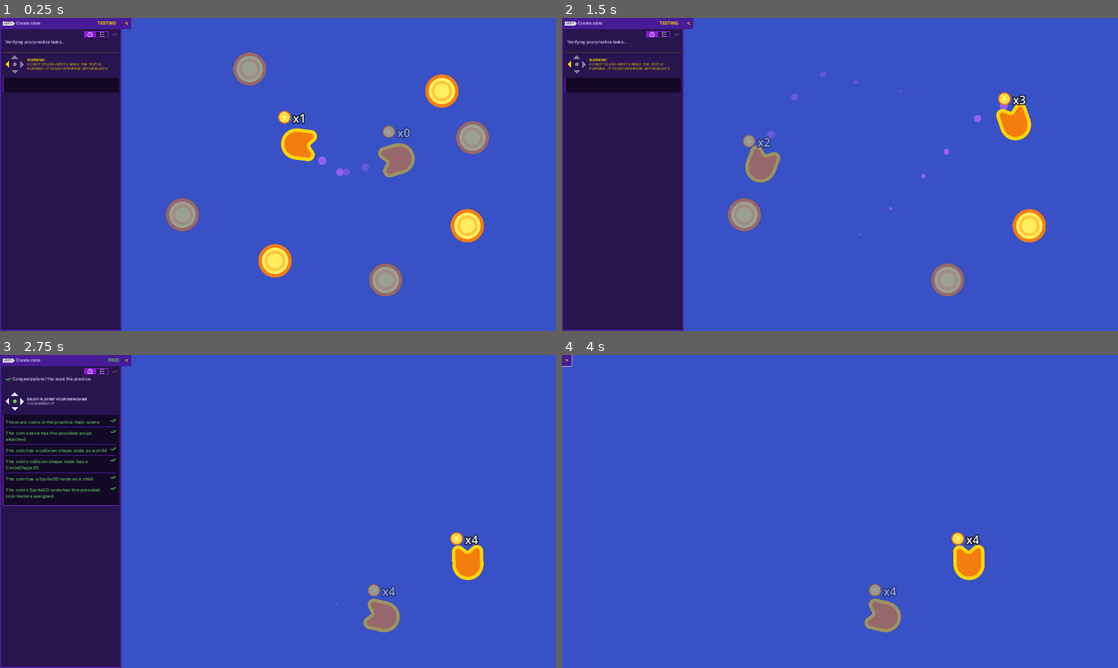
Above: before the commit, frames 1-4 (two rows, left to right).
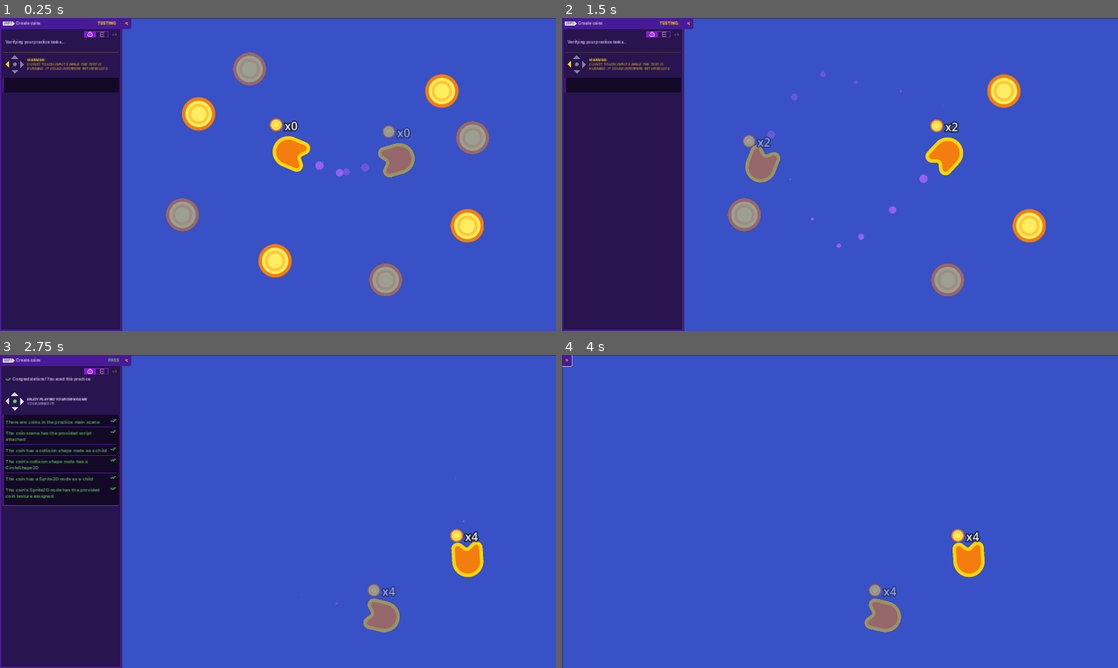
Above: after the commit, the same moments.

Repository: DavidNobela/2dgamedev-course
Game: Godot game, scene res://practices/L6.P1.create_coins/create_coins.tscn
The game is run twice, just before and just after one commit, with the same random seed, the same clock (stepped at 60 frames per second) and the same inputs. This scene is started directly instead of the project's main scene.
Inputs (mouse positions are in pixels of both pictures, inside the frame that each line leads up to):
- Up to frame 1 (0.25 s): no input
- Up to frame 2 (1.5 s): hold D (move_right) 0.53-1.28 s; hold S (move_down) from 1.28 s (still down)
- Up to frame 3 (2.75 s): release S (move_down) at 2.03 s; hold D (move_right) from 2.03 s (still down)
- Up to frame 4 (4 s): release D (move_right) at 2.78 s; hold W (move_up) 2.78-3.5 s; click (689, 361) at 3.5 s

The runs differ from the first frame. In frame 1, 1.8% of the frame differs, in the area x 21-100%, y 0-100%; in frame 2, 2.2%; in frame 3, 0.7%; in frame 4, 0.7%.

Commit message:
M5.  L6 to L10

Diff:
--- a/05.loot_it_all_workbook/practices/L6.P1.create_coins/coin.tscn
+++ b/05.loot_it_all_workbook/practices/L6.P1.create_coins/coin.tscn
@@ -1,16 +1,17 @@
 [gd_scene load_steps=4 format=3 uid="uid://pjsj8tfnfhe8"]
 
-[ext_resource type="Script" path="res://practices/L6.P1.create_coins/coin.gd" id="1_ce1l3"]
-[ext_resource type="Texture2D" uid="uid://b5n8ybmtouhk0" path="res://assets/practice_assets/coin.png" id="2_ehspq"]
+[ext_resource type="Script" path="res://practices/L6.P1.create_coins/coin.gd" id="1_juucp"]
+[ext_resource type="Texture2D" uid="uid://b5n8ybmtouhk0" path="res://assets/practice_assets/coin.png" id="1_u4u4c"]
 
-[sub_resource type="CircleShape2D" id="CircleShape2D_fitut"]
-radius = 59.0
+[sub_resource type="CircleShape2D" id="CircleShape2D_4exy4"]
+radius = 58.1893
 
 [node name="Coin" type="Area2D"]
-script = ExtResource("1_ce1l3")
+script = ExtResource("1_juucp")
 
 [node name="Sprite2D" type="Sprite2D" parent="."]
-texture = ExtResource("2_ehspq")
+texture = ExtResource("1_u4u4c")
 
 [node name="CollisionShape2D" type="CollisionShape2D" parent="."]
-shape = SubResource("CircleShape2D_fitut")
+position = Vector2(-1, -1)
+shape = SubResource("CircleShape2D_4exy4")
--- a/05.loot_it_all_workbook/practices/L6.P1.create_coins/create_coins.tscn
+++ b/05.loot_it_all_workbook/practices/L6.P1.create_coins/create_coins.tscn
@@ -21,12 +21,16 @@
 anchors_preset = 15
 anchor_right = 1.0
 anchor_bottom = 1.0
+offset_left = 2.0
+offset_top = 2.0
+offset_right = 2.0
+offset_bottom = 2.0
 grow_horizontal = 2
 grow_vertical = 2
 color = Color(0.219608, 0.317647, 0.776471, 1)
 
 [node name="Coin" parent="." instance=ExtResource("2_81iyn")]
-position = Vector2(772, 395)
+position = Vector2(476, 331)
 
 [node name="Coin2" parent="." instance=ExtResource("2_81iyn")]
 position = Vector2(740, 838)
--- a/05.loot_it_all_workbook/practices/L6.P1.create_coins/ship_create_coins.tscn
+++ b/05.loot_it_all_workbook/practices/L6.P1.create_coins/ship_create_coins.tscn
@@ -1,9 +1,9 @@
-[gd_scene load_steps=10 format=3]
+[gd_scene load_steps=10 format=3 uid="uid://xu2pbe4c0ekg"]
 
-[ext_resource type="Script" path="res://practices/L6.P1.create_coins/ship_create_coins.gd" id="1_gkcxq"]
-[ext_resource type="Texture2D" path="res://assets/practice_assets/ellipse_white.png" id="2_bwehp"]
-[ext_resource type="Texture2D" path="res://assets/practice_assets/shape_ship.png" id="3_uipmn"]
-[ext_resource type="Texture2D" path="res://assets/practice_assets/coin.png" id="4_eh7qw"]
+[ext_resource type="Script" path="res://practices/L6.P1.create_coins/ship_create_coins.gd" id="1_1sjqh"]
+[ext_resource type="Texture2D" uid="uid://bkueifls7csiy" path="res://assets/practice_assets/ellipse_white.png" id="2_bwehp"]
+[ext_resource type="Texture2D" uid="uid://d1xp2mgpkkc42" path="res://assets/practice_assets/shape_ship.png" id="3_uipmn"]
+[ext_resource type="Texture2D" uid="uid://b5n8ybmtouhk0" path="res://assets/practice_assets/coin.png" id="4_eh7qw"]
 
 [sub_resource type="Curve" id="Curve_f7g5y"]
 _data = [Vector2(0, 0.663194), 0.0, 0.0, 0, 0, Vector2(1, 0), -0.0319997, 0.0, 0, 0]
Not shown: 1 places in 05.loot_it_all_workbook/practices/L6.P1.create_coins/create_coins.tscn that only renumber resources
Not shown: 1 places in 05.loot_it_all_workbook/practices/L6.P1.create_coins/ship_create_coins.tscn that only renumber resources
